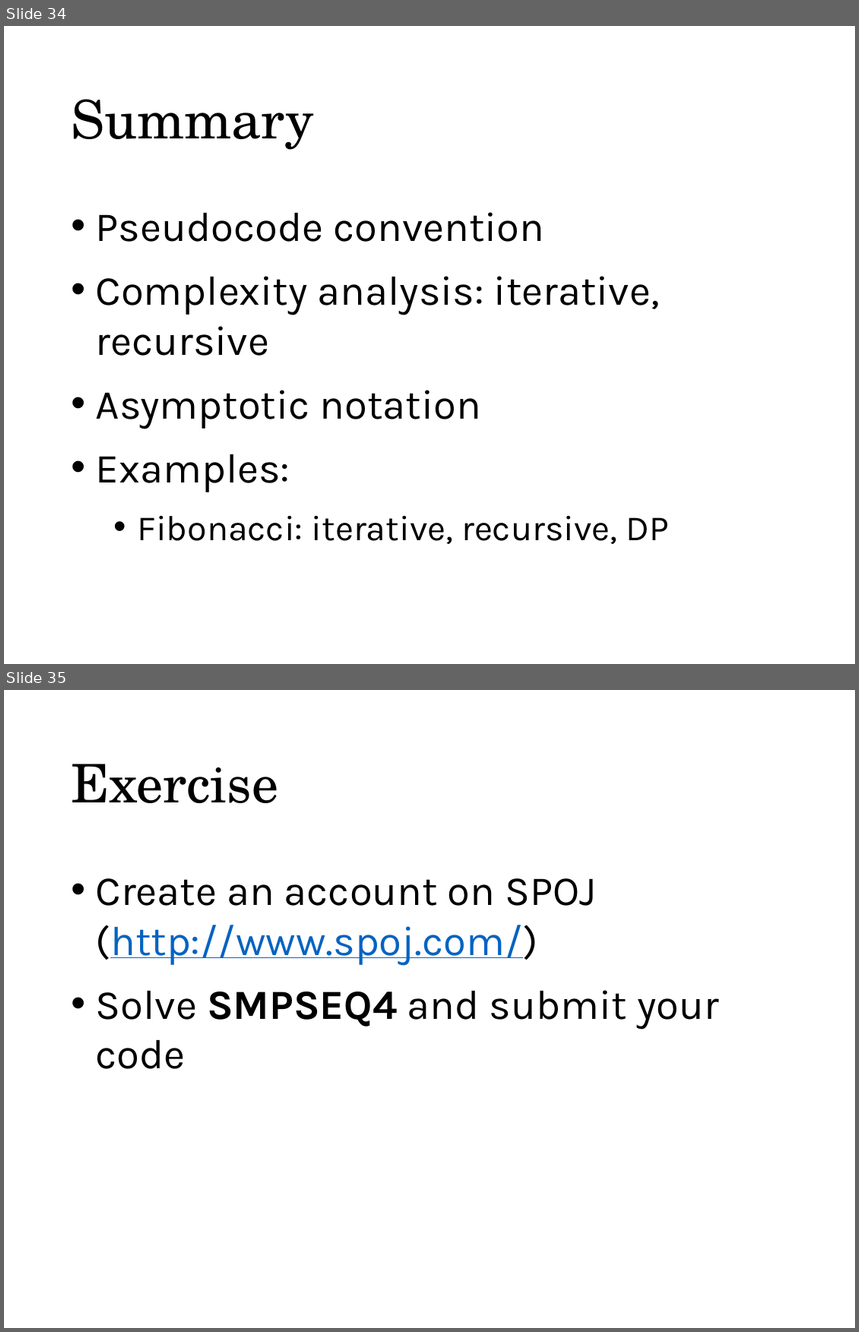
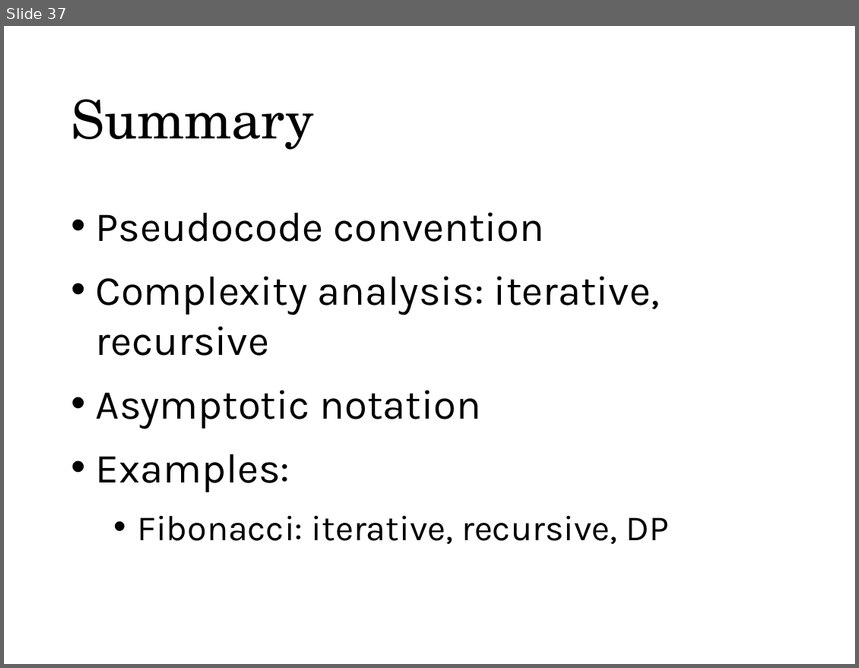
Before and after one commit to munif/paa-2, a slide deck: 161702/presentation/01 - Syllabus, Review of PAA 1/01. Syllabus, Review of PAA 1.pptx. Shown one above the other, each under a label of ours: slides 34 and 35 before the commit, slide 37 after it. The pictures are 859x1332 and 859x668 pixels, drawn with LibreOffice and Linux fonts; fonts in the diff are those of the drawing. Boxes give left, top, right and bottom in pixels: in the first picture for what was removed or moved away, otherwise in the second. Text is boxed around its words. In the diff, an @@ line names an element or a change of style, - is before the commit and + after.

```diff
--- a/161702/presentation/01 - Syllabus, Review of PAA 1/01. Syllabus, Review of PAA 1.pptx
+++ b/161702/presentation/01 - Syllabus, Review of PAA 1/01. Syllabus, Review of PAA 1.pptx
@@ slide 35 removed at [4,690,855,1328], background #FFFFFF @@
@@ title removed at [71,764,278,803] @@
-Exercise
@@ text removed at [96,878,719,1069] @@
-• Create an account on SPOJ (http://www.spoj.com/)
-• Solve SMPSEQ4 and submit your code
@@ what was slide 34 is now slide 37 @@
```
Also in this commit, not shown: 1 slide changed, 3 slides added, 4 other files.
